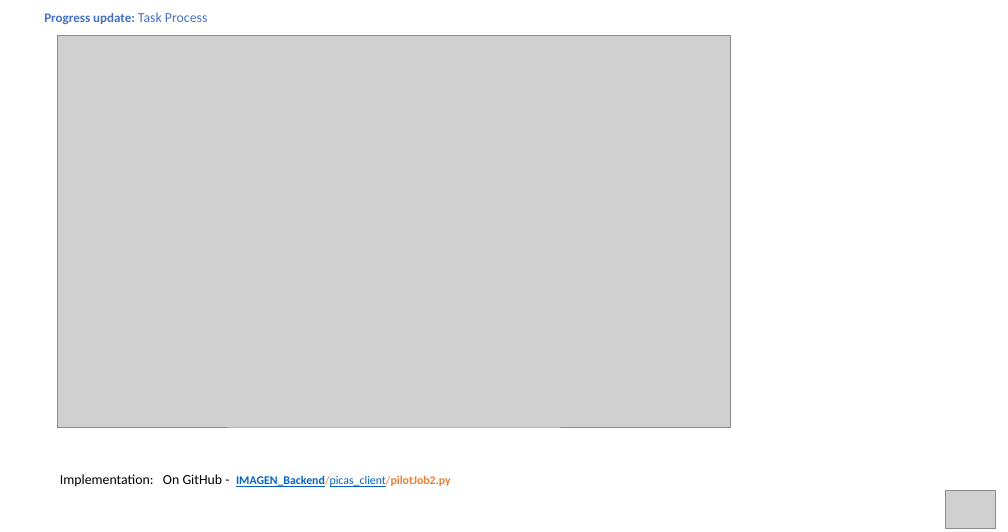
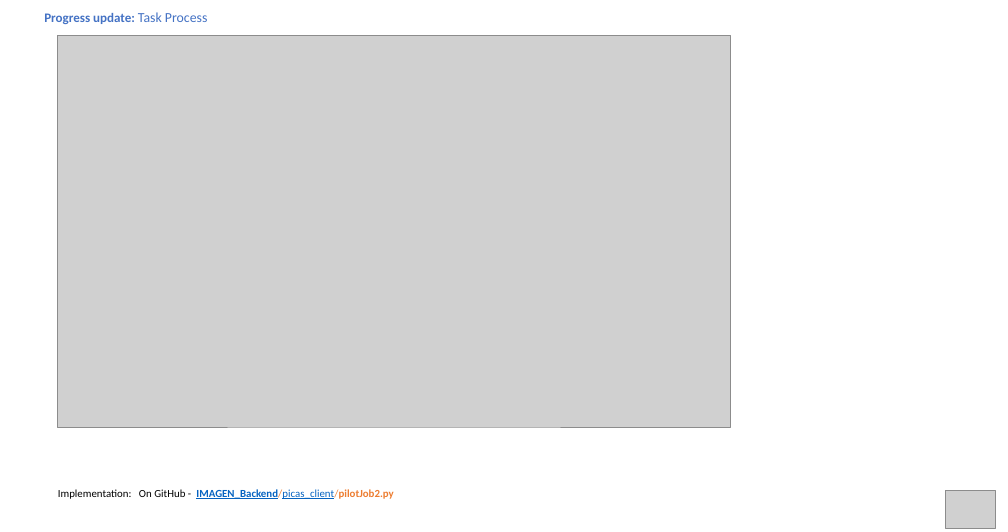
Before and after one commit to hmhwe/IMAGEN_Backend, a slide deck: slide 3 of docs/surf_PiCas_Dec_05.pptx. Drawn at 1008x532 pixels with LibreOffice and Linux fonts; fonts in the diff are those of the drawing; grey boxes stand for pictures. Boxes give left, top, right and bottom in pixels: in the first picture for what was removed or moved away, otherwise in the second. Text is boxed around its words. In the diff, an @@ line names an element or a change of style, - is before the commit and + after.

Commit message:
slides for weekly meeting updated

```diff
--- a/docs/surf_PiCas_Dec_05.pptx
+++ b/docs/surf_PiCas_Dec_05.pptx
@@ text "Implementation: On GitHub - IMAGEN_Backend/picas_client/pilo ...": place and size @@
-text "Implementation: On GitHub - IMAGEN_Backend/picas_client/pilo ..." at (60, 474, 451, 487)
+text "Implementation: On GitHub - IMAGEN_Backend/picas_client/pilo ..." at (58, 489, 393, 499)
@@ text "Implementation: On GitHub - IMAGEN_Backend/picas_client/pilo ..." at (58, 489, 393, 499): size 14 to 11 pt in "Implementation: On GitHub -"; size 12 to 11 pt in "IMAGEN_Backend/picas_client/pilotJob2.py" @@
```
Also in this commit, not shown: 1 other file.
